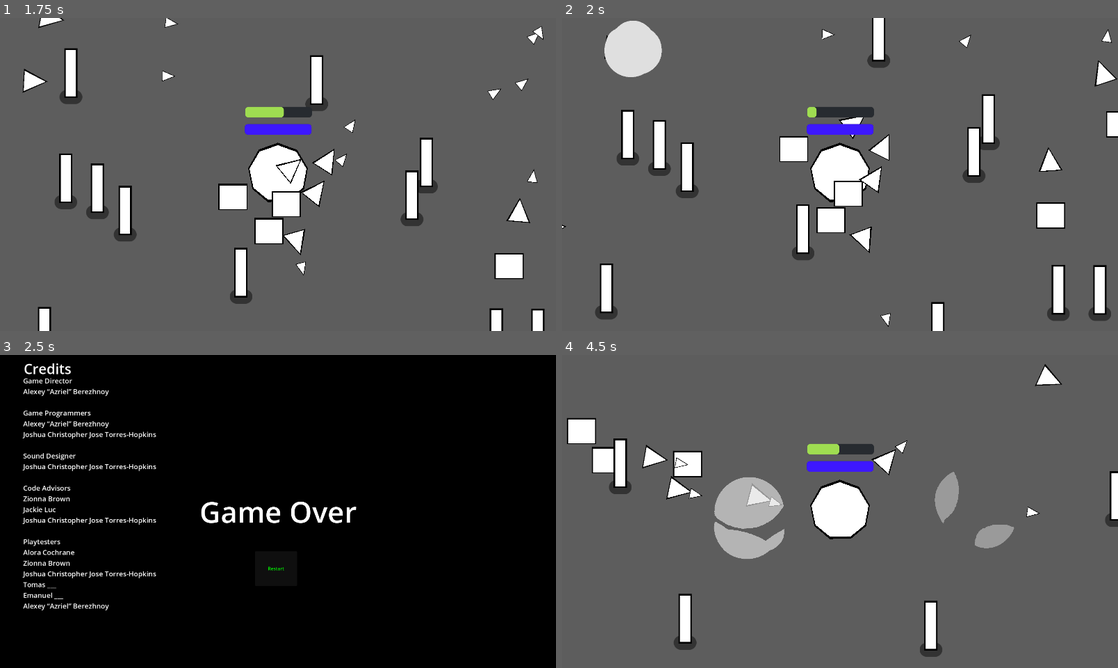
Above: before the commit, frames 1-4 (two rows, left to right).
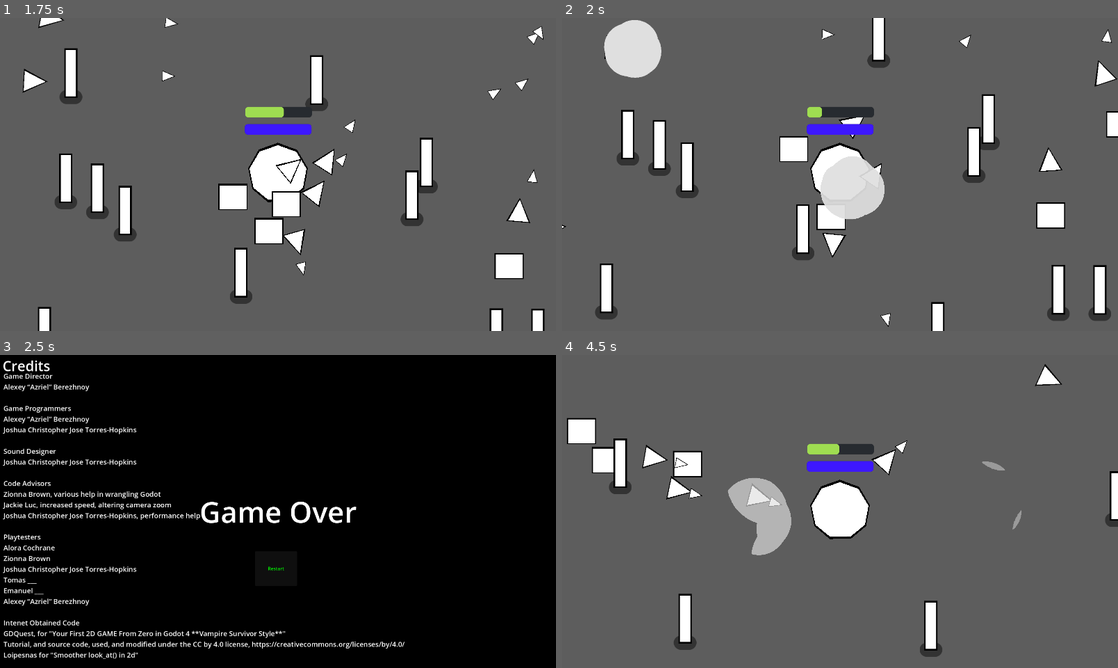
Above: after the commit, the same moments.

Repository: Alyosha-ctrl/foolJam2025
Game: Godot game, scene res://tower_survival.tscn
Same seed, same stepped clock (60 frames per second), same inputs: the game is played once before the commit and once after it.
Inputs:
- Up to frame 1 (1.75 s): hold D (move_right) 0.53-1.28 s; hold S (move_down) from 1.28 s (still down)
- Up to frame 2 (2 s): keep holding S (move_down)
- Up to frame 3 (2.5 s): release S (move_down) at 2.03 s; hold D (move_right) from 2.03 s (still down)
- Up to frame 4 (4.5 s): release D (move_right) at 2.75 s; click "Restart" at 2.75 s; hold W (move_up) 3.53-4.28 s; hold A (move_left) from 4.28 s (still down)

Frame 1 is identical in both runs. In frame 2, 2.5% of the frame differs, in the area x 7-59%, y 0-77%; in frame 3, 6.4%, in the area x 0-73%, y 1-98%; in frame 4, 2.5%.

Commit message:
Lowered default range, along with minor additions to credits
Gave bump damage to player, currently bugging due to the need to figure out how to make it so that the player constantly deals damage to those they touch, but not to the same person every frame.

Diff:
--- a/bullet.gd
+++ b/bullet.gd
@@ -4,7 +4,7 @@
 
 var travelled_disance = 0
 var speed = 1000
-var technique_size = 100000
+var technique_size = 1000
 var value = 0
 var element = "creation"
 var pierce = 0
--- a/player.gd
+++ b/player.gd
@@ -36,6 +36,10 @@
 	var direction = Input.get_vector("move_left", "move_right", "move_up", "move_down")
 	velocity = direction*speed
 	move_and_slide()
+	var overlaps = %hurt_box.get_overlapping_bodies()
+	for entity in overlaps:
+		entity.take_damage(strength, "bump", strength*2)
+
 
 func take_damage(damage, element, pierce):
 	var defense_local = defense-pierce
--- a/tower_survival.tscn
+++ b/tower_survival.tscn
@@ -132,10 +132,10 @@
 anchor_top = 0.076
 anchor_right = 0.184
 anchor_bottom = 0.076
-offset_left = -271.28
-offset_top = -68.08
-offset_right = 271.72
-offset_bottom = 68.92
+offset_left = -344.28
+offset_top = -78.08
+offset_right = 198.72
+offset_bottom = 58.92
 grow_horizontal = 2
 grow_vertical = 2
 theme_override_font_sizes/font_size = 48
@@ -148,10 +148,10 @@
 anchor_top = 0.5
 anchor_right = 0.5
 anchor_bottom = 0.5
-offset_left = -273.5
-offset_top = -10.5
-offset_right = 291.5
-offset_bottom = 866.5
+offset_left = -268.5
+offset_top = -16.5
+offset_right = 1117.5
+offset_bottom = 1016.5
 grow_horizontal = 2
 grow_vertical = 2
 theme_override_font_sizes/font_size = 24
@@ -166,9 +166,9 @@
 Joshua Christopher Jose Torres-Hopkins
 
 Code Advisors
-Zionna Brown
-Jackie Luc
-Joshua Christopher Jose Torres-Hopkins
+Zionna Brown, various help in wrangling Godot
+Jackie Luc, increased speed, altering camera zoom
+Joshua Christopher Jose Torres-Hopkins, performance help
 
 Playtesters
 Alora Cochrane
@@ -177,6 +177,11 @@
 Tomas ___
 Emanuel ___
 Alexey “Azriel” Berezhnoy
+
+Intenet Obtained Code
+GDQuest, for \"Your First 2D GAME From Zero in Godot 4 **Vampire Survivor Style**\"
+Tutorial, and source code, used, and modified under the CC by 4.0 license, https://creativecommons.org/licenses/by/4.0/
+Loipesnas for \"Smoother look_at() in 2d\"
 "
 
 [node name="Control" type="Control" parent="game_over_screen"]
